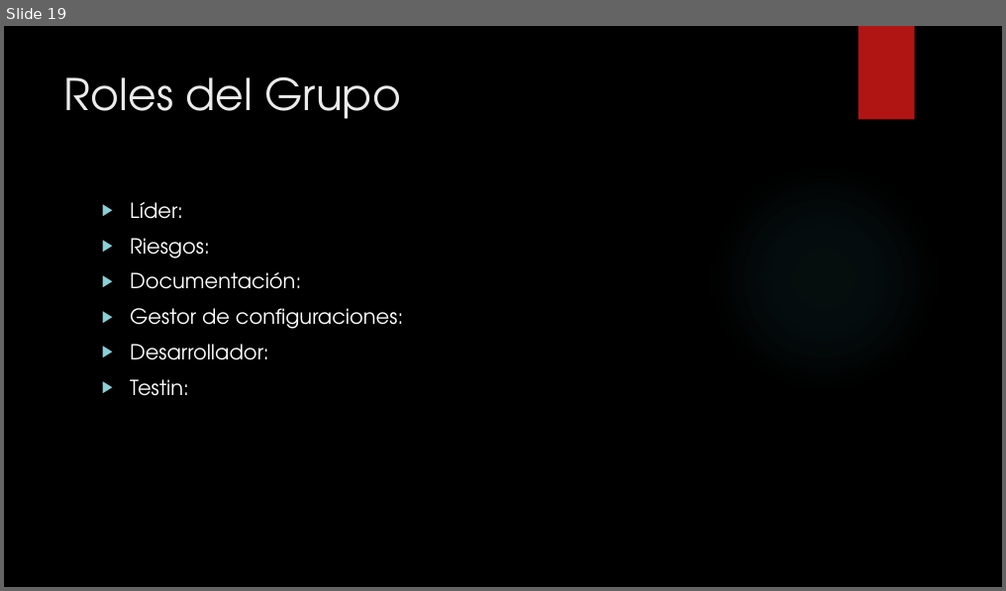
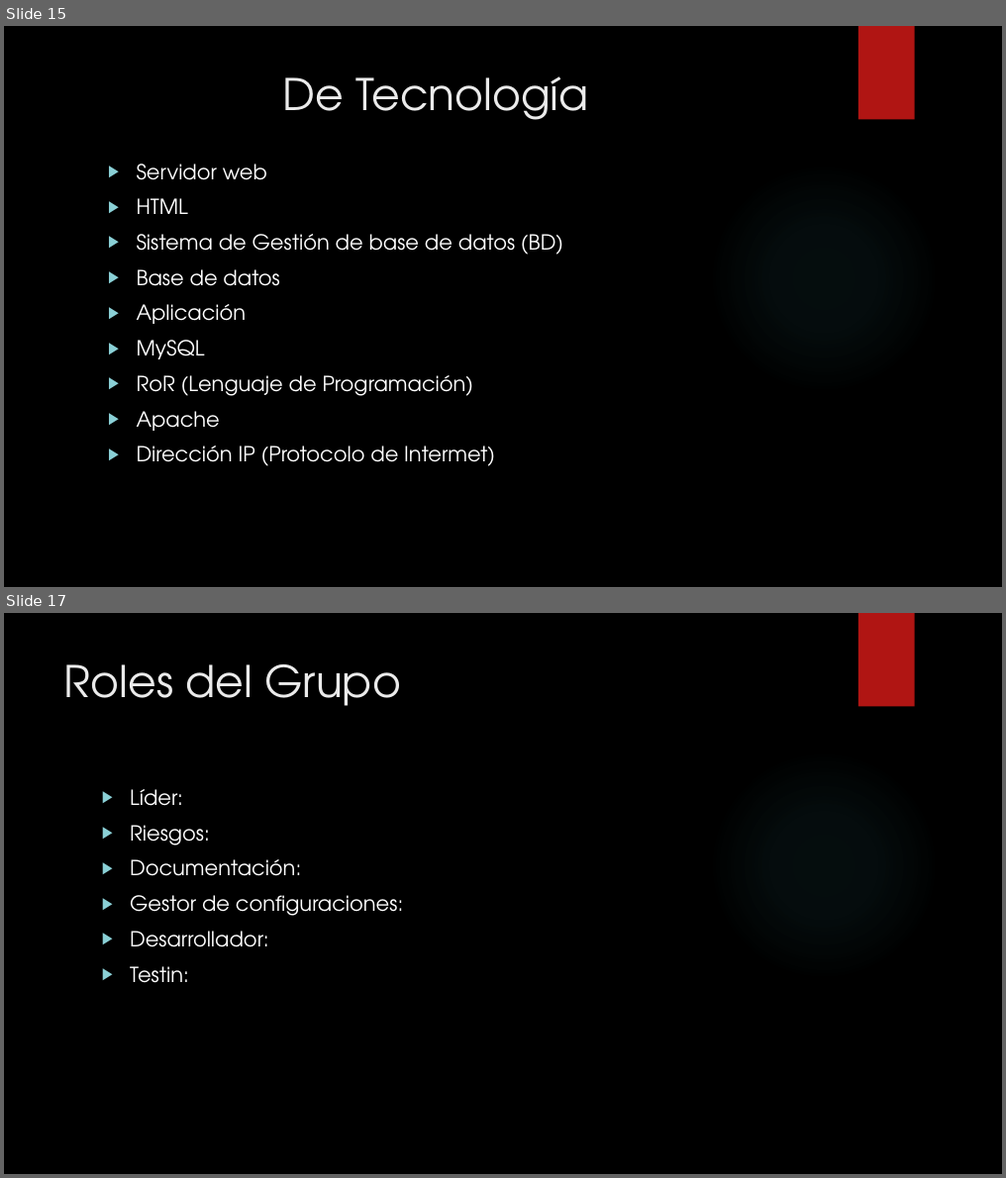
Before and after one commit to francben/proyectoDeliberyApp, a slide deck: Presentacion de Clase.pptx. Shown one above the other, each under a label of ours: slide 19 before the commit, slides 15 and 17 after it; the slides between them are not shown. The pictures are 1006x591 and 1006x1178 pixels, drawn with LibreOffice and Linux fonts; fonts in the diff are those of the drawing; background and template pictures are left out. Boxes give left, top, right and bottom in pixels: in the first picture for what was removed or moved away, otherwise in the second. Text is boxed around its words. In the diff, an @@ line names an element or a change of style, - is before the commit and + after.

```diff
--- a/Presentacion de Clase.pptx
+++ b/Presentacion de Clase.pptx
@@ slide 15 added at [4, 26, 1002, 587], background picture (left out); not listed: 2 template elements that a slide beside it also shows @@
@@ title added at [282, 76, 589, 120], 42 pt, text #EBEBEB @@
+De Tecnología
@@ text added at [137, 164, 563, 467], 20 pt, text #FFFFFF @@
+▶ Servidor web
+▶ HTML
+▶ Sistema de Gestión de base de datos (BD)
+▶ Base de datos
+▶ Aplicación
+▶ MySQL
+▶ RoR (Lenguaje de Programación)
+▶ Apache
+▶ Dirección IP (Protocolo de Intermet)
@@ what was slide 19 is now slide 17 @@
```
Also in this commit, not shown: 11 slides changed, 2 other slides added, 5 slides removed.
